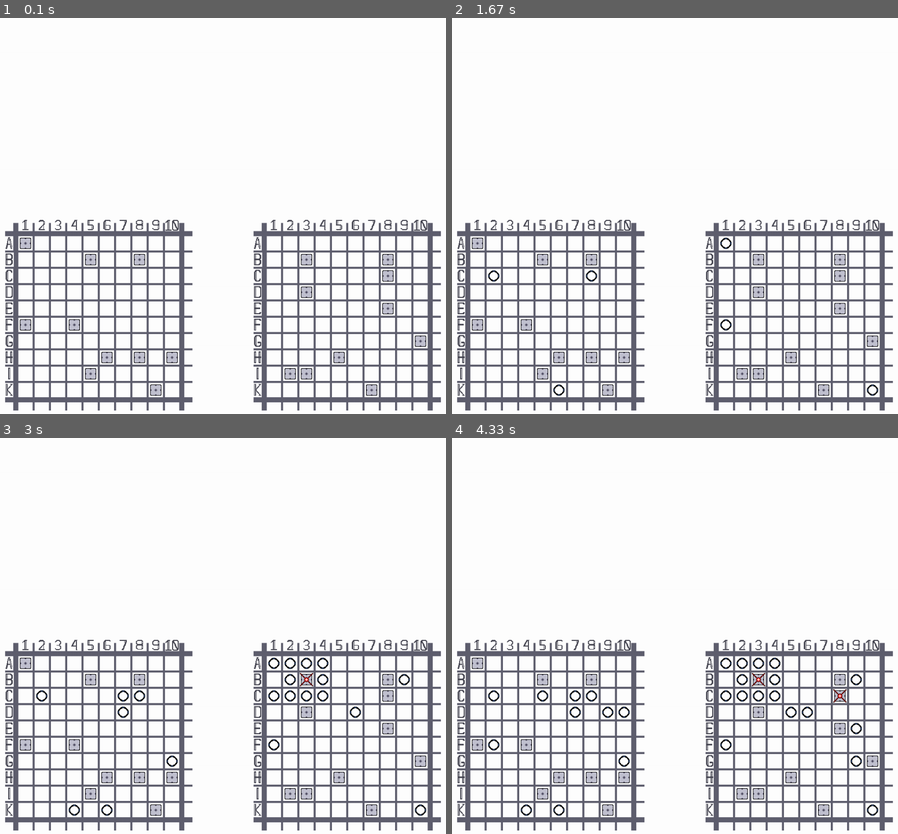
Above: before the commit, frames 1-4 (two rows, left to right).
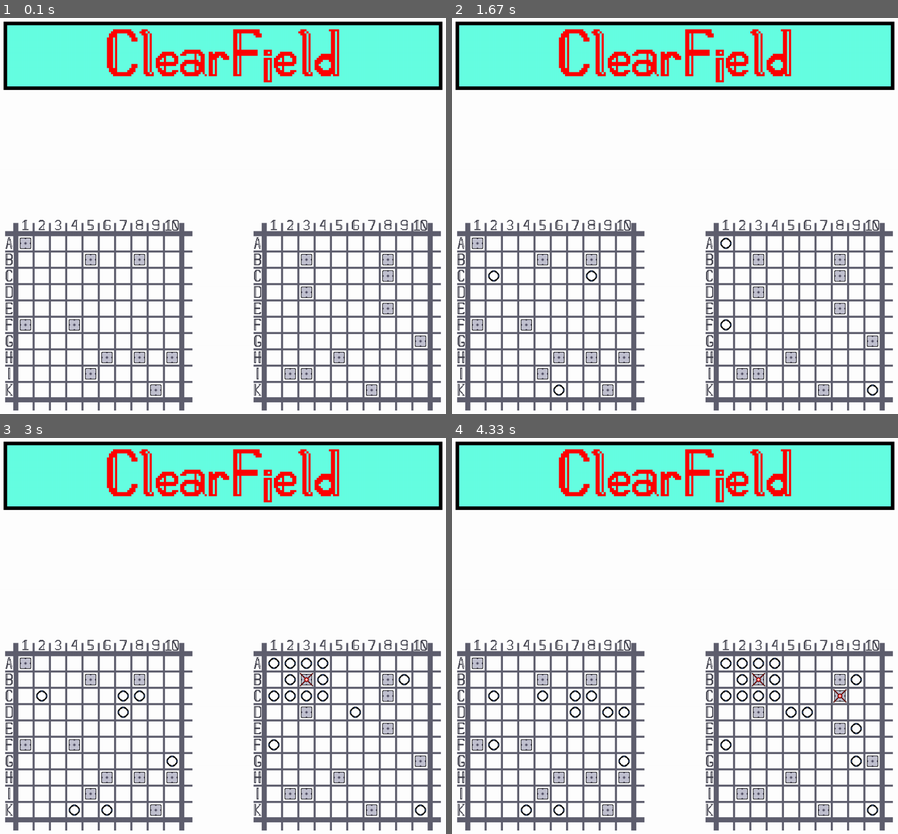
Above: after the commit, the same moments.

Repository: Alan-Bobrov/Battleship-with-pygame
Game: pygame game, started from game.py
Same seed, same stepped clock (60 frames per second), same inputs: the game is played once before the commit and once after it.
Inputs (mouse positions are in pixels of both pictures, inside the frame that each line leads up to):
- Up to frame 1 (0.1 s): no input
- Up to frame 2 (1.67 s): click (675, 57) at 0.38 s; click (724, 322) at 0.72 s; click (728, 243) at 1.05 s; click (866, 386) at 1.38 s
- Up to frame 3 (3 s): click (307, 679) at 1.72 s; click (405, 679) at 2.05 s; click (356, 715) at 2.38 s; click (276, 695) at 2.72 s
- Up to frame 4 (4.33 s): click (857, 762) at 3.05 s; click (840, 695) at 3.38 s; click (857, 731) at 3.72 s; click (790, 711) at 4.05 s

The runs differ from the first frame. In frame 1, 17% of the frame differs, in the area x 0-100%, y 0-19%; in frame 2, 17%; in frame 3, 17%; in frame 4, 17%.

Commit message:
Update game.py

Diff:
--- a/game.py
+++ b/game.py
@@ -28,23 +28,22 @@
 screen = pg.display.set_mode((1024, 900))
 screen.fill((255, 255, 255))
 
-#OneDeckShipImg = pg.image.load("images/OneDeckShip.png")
-#ShipStartImg = pg.image.load("images/ShipStart.png")
-#ShipContinueImg = pg.image.load("images/ShipContinue.png")
-#ShipEndImg = pg.image.load("images/ShipEnd.png")
-
 screen.blit(pg.image.load("images/Field.png"), (0, 0))
 
+is_putting = True
 is_game = True
 while is_game:
     player_field.pr_all(screen, print_ships=True)
     bot_field.pr_all(screen, print_ships=True)
+    SetClearButton(screen, is_putting)
     for event in pg.event.get():
         if event.type == pg.QUIT:
             is_game = False
 
         elif event.type == pg.MOUSEBUTTONDOWN:
             x, y = pg.mouse.get_pos() # 467, 560
+            if (81 <= x <= 941) and (55 <= y <= 189) and is_putting:
+                clear_field(screen)
             end_bots_attack = bot_field.fire_pg(x, y)
             if end_bots_attack[0]:
                 player_field.bot_play()
